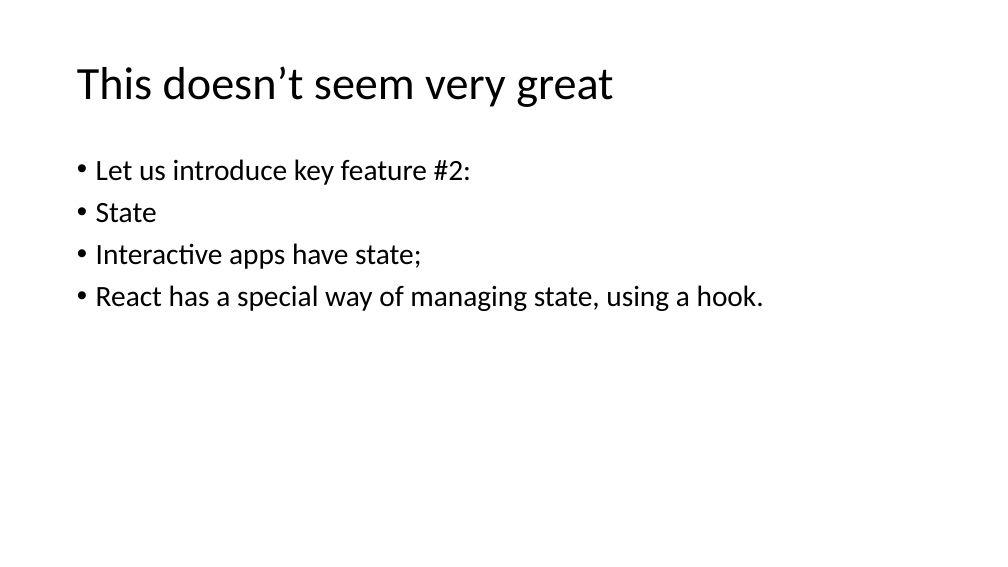
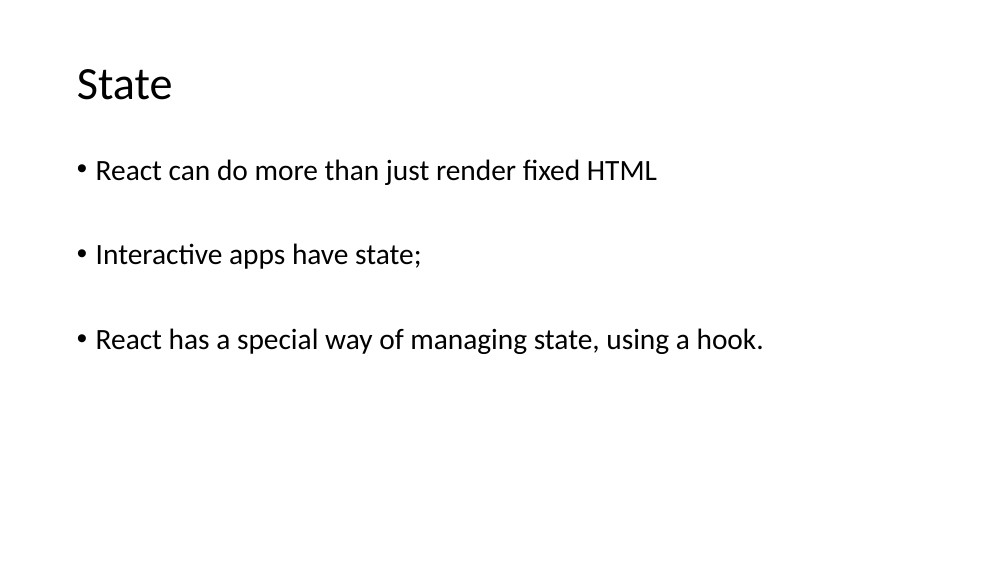
Before and after one commit to JakeTrevor/react-demo, a slide deck: slide 16 of react.pptx (slide 12 before the commit). Drawn at 1008x567 pixels with LibreOffice and Linux fonts; fonts in the diff are those of the drawing. Boxes give left, top, right and bottom in pixels: in the first picture for what was removed or moved away, otherwise in the second. Text is boxed around its words. In the diff, an @@ line names an element or a change of style, - is before the commit and + after.

```diff
--- a/react.pptx
+++ b/react.pptx
@@ title at (77,69,173,100): text changed @@
-This doesn’t seem very great
+State
@@ text at (96,159,657,185): text changed @@
-• Let us introduce key feature #2:
-• State
+• React can do more than just render fixed HTML
```
Also in this commit, not shown: 3 other slides changed, 14 slides added.
